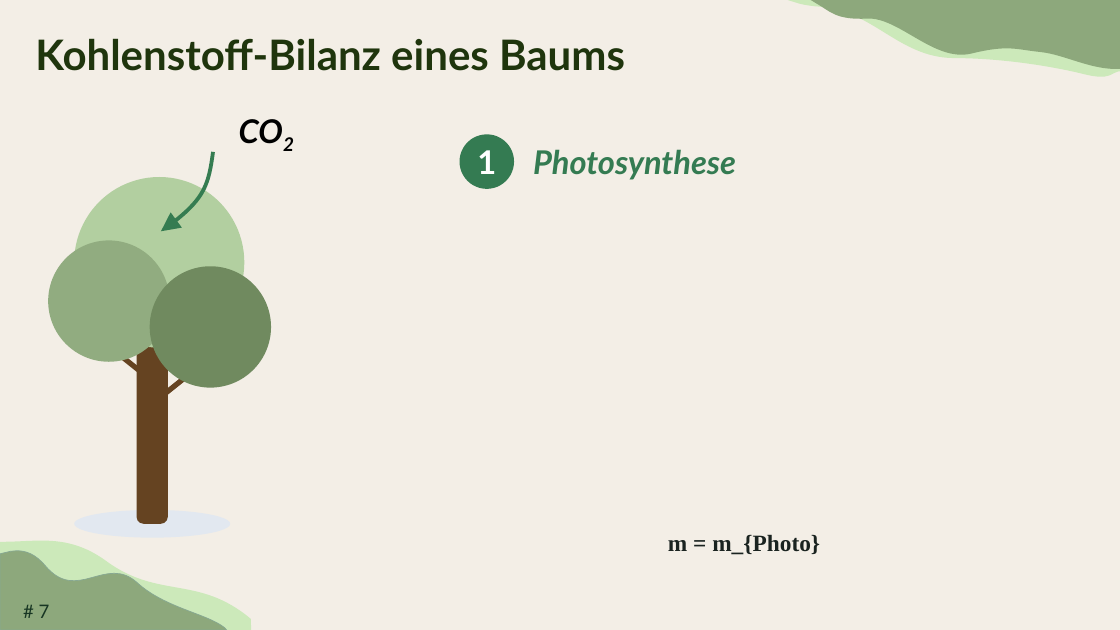
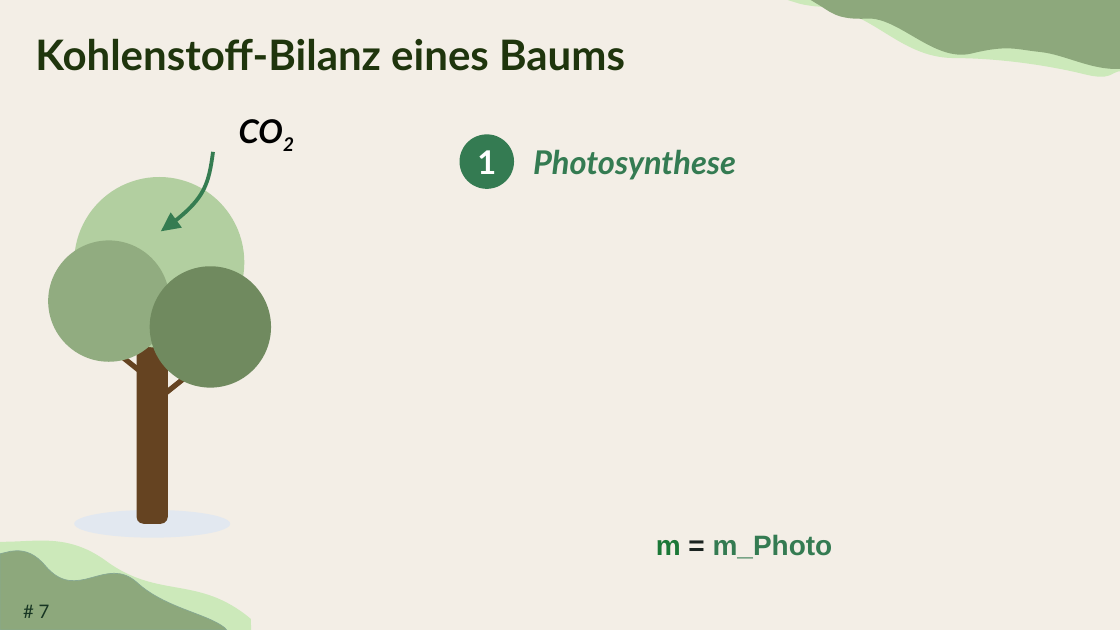
Before and after one commit to TimoDiepers/woodway, a slide deck: slide 7 of docs/slides/dissvortrag.pptx. Drawn at 1120x630 pixels with LibreOffice and Linux fonts; fonts in the diff are those of the drawing; background and template pictures are left out. Boxes give left, top, right and bottom in pixels: in the first picture for what was removed or moved away, otherwise in the second. Text is boxed around its words. In the diff, an @@ line names an element or a change of style, - is before the commit and + after.

Commit message:
feat(slides): real PowerPoint equations with a colour code per symbol
The formulas on slides 7-10, 12, 13, 17, 18 and 24 were LaTeX *source* shown
as plain text -- "\\dot m_{Stör}(t) = p_{Stör}(T)\\, m(t)" appeared literally
on the slide. They are now native OMML equations, built by nbs.omml from an
expression tree rather than typed as XML.

Getting there needed two structural facts that are not guessable and cost a
failed attempt each. PowerPoint nests a display equation as
a:p > a14:m > m:oMathPara > m:oMath -- omit the a14:m wrapper and the file
still saves and no renderer shows anything. And the whole shape is wrapped in
mc:AlternateContent: mc:Choice holds the math, mc:Fallback a plain-text copy,
and everything that is not PowerPoint displays the fallback. That is also why
python-pptx never saw these shapes: they sit inside AlternateContent, out of
reach of slide.shapes. Both branches are now written, so the equations render
as math in PowerPoint and as coloured text everywhere else.

The colour code is the point of the exercise. Each run carries its own
a:srgbClr, which is how PowerPoint stores per-symbol colour, so a symbol can
be recognised across slides and against the figures:

  green #1b7837  carbon channel   (= nbs.plots.C_CARBON, the CO2 curve)
  orange #d95f02 albedo channel   (= nbs.plots.C_ALBEDO, the albedo curve)
  red #b2182b    disturbance and risk
  dark #1a2320   balance and climate response -- the net

The equations PowerPoint already held (slides 11, 14, 21, 22) are recoloured
to the same code rather than rebuilt. Slides 7-10 are the exception: they
already colour their four numbered processes, and the balance terms now
follow those local colours instead, so each term matches its own icon. Those
four values are read out of the slides, not invented.

Slide 11 carries the key, next to where the dot notation is explained
already, and a new backup slide lists every symbol with its colour.

```diff
--- a/docs/slides/dissvortrag.pptx
+++ b/docs/slides/dissvortrag.pptx
@@ text at [656,534,833,559]: text changed; size 20 to 24 pt; font Times New Roman to Arial; text colour #1A2320 to #347B52 @@
-m = m_{Photo}
+m = m_Photo
```
Also in this commit, not shown: 9 other slides changed, 1 slide added, 4 other files.
